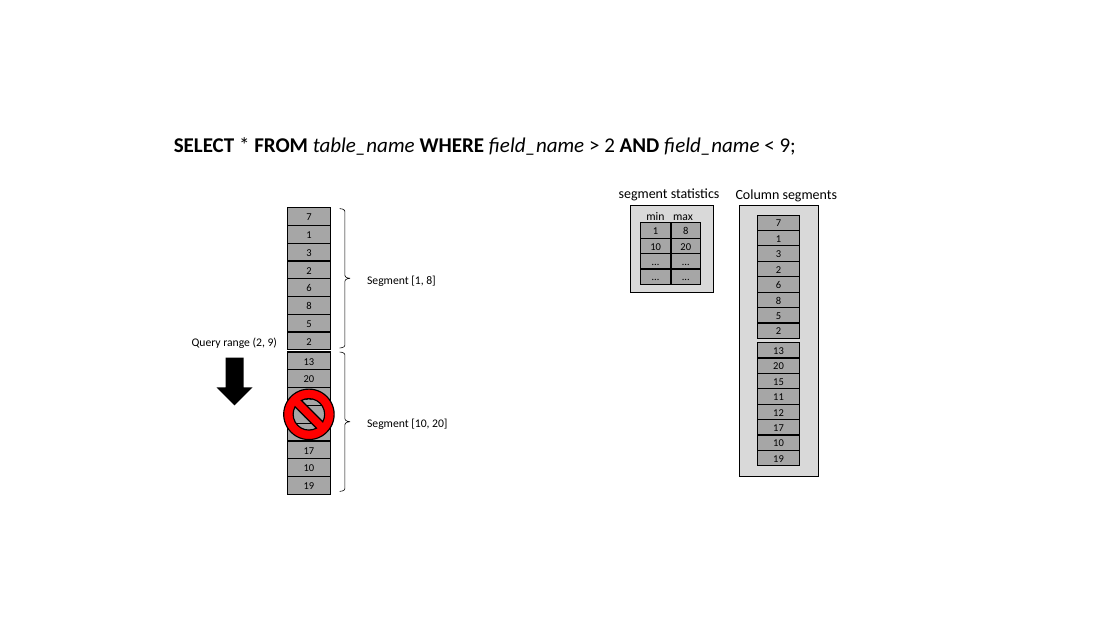
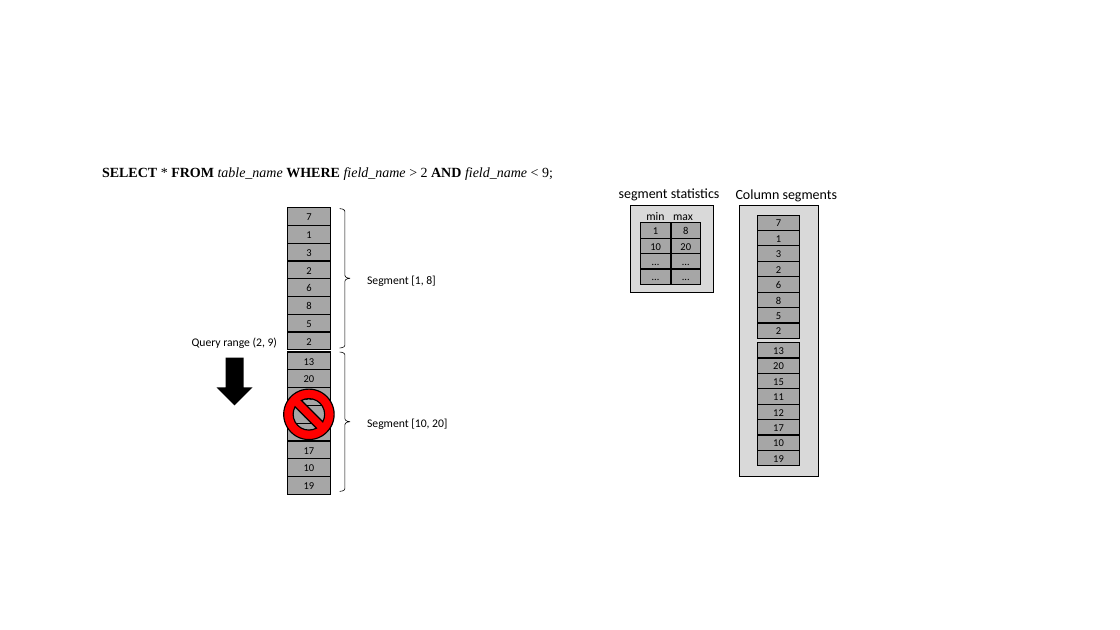
Before and after one commit to scott-zgeng/thor, a slide deck: slide 33 of doc/thor architecture.pptx (slide 34 before the commit). Drawn at 1120x630 pixels with LibreOffice and Linux fonts; fonts in the diff are those of the drawing. Boxes give left, top, right and bottom in pixels: in the first picture for what was removed or moved away, otherwise in the second. Text is boxed around its words. In the diff, an @@ line names an element or a change of style, - is before the commit and + after.

```diff
--- a/doc/thor architecture.pptx
+++ b/doc/thor architecture.pptx
@@ text "SELECT * FROM table_name WHERE ...": place and size @@
-text "SELECT * FROM table_name WHERE ..." at [174, 137, 796, 155]
+text "SELECT * FROM table_name WHERE ..." at [102, 167, 553, 180]
@@ text "SELECT * FROM table_name WHERE ..." at [102, 167, 553, 180]: size 18 to 12 pt, font Calibri to Times New Roman @@
```
Also in this commit, not shown: 2 other slides changed, 4 slides added, 1 slide removed, 1 other file.
